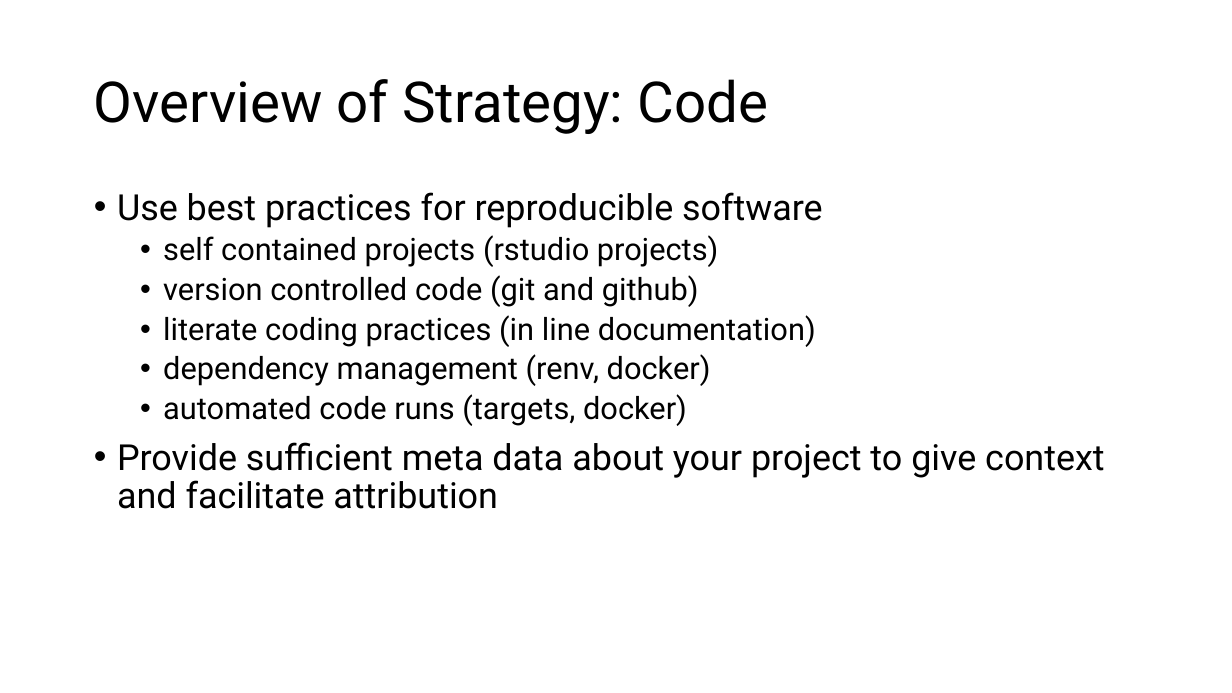
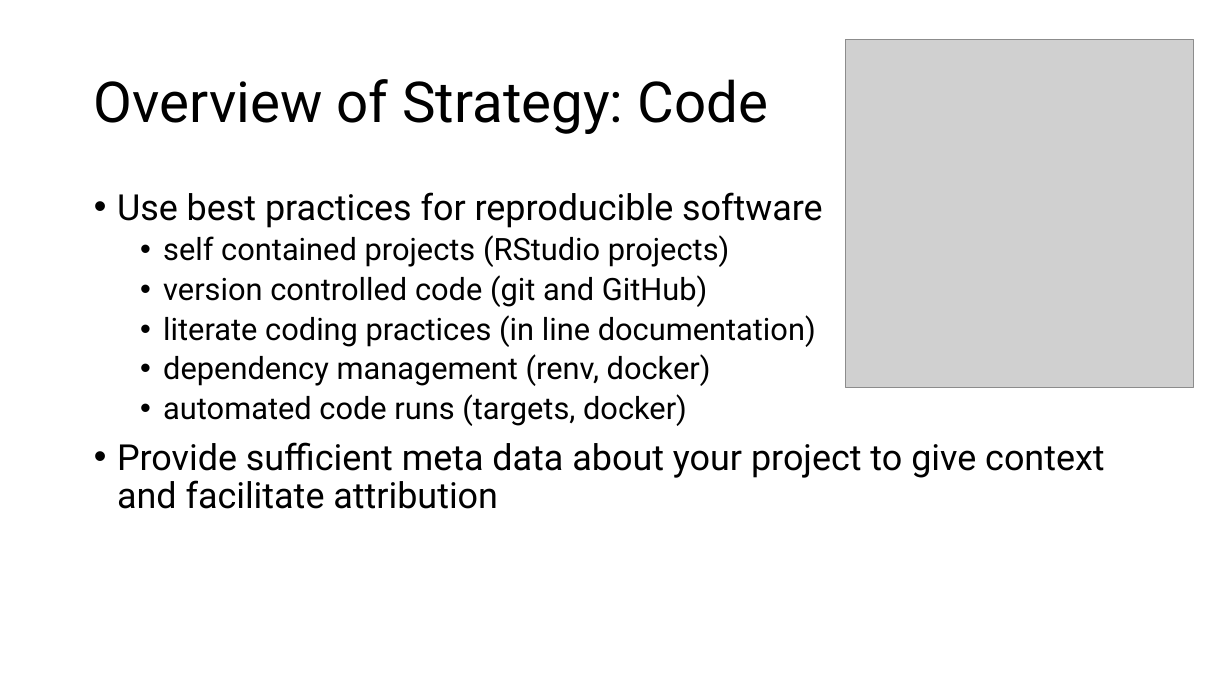
Before and after one commit to ecohealthalliance/building-blocks-of-reproducibility, a slide deck: slide 8 of talks/end_of_project.pptx. Drawn at 1232x693 pixels with LibreOffice and Linux fonts; fonts in the diff are those of the drawing; grey boxes stand for pictures; background and template pictures are left out. Boxes give left, top, right and bottom in pixels: in the first picture for what was removed or moved away, otherwise in the second. Text is boxed around its words. In the diff, an @@ line names an element or a change of style, - is before the commit and + after.

```diff
--- a/talks/end_of_project.pptx
+++ b/talks/end_of_project.pptx
@@ picture added at box(846, 39, 1194, 387) @@
@@ text at box(163, 235, 729, 307): text changed @@
-  • self contained projects (rstudio projects)
-  • version controlled code (git and github)
+  • self contained projects (RStudio projects)
+  • version controlled code (git and GitHub)
```
Also in this commit, not shown: 8 other slides changed, 2 slides added.
